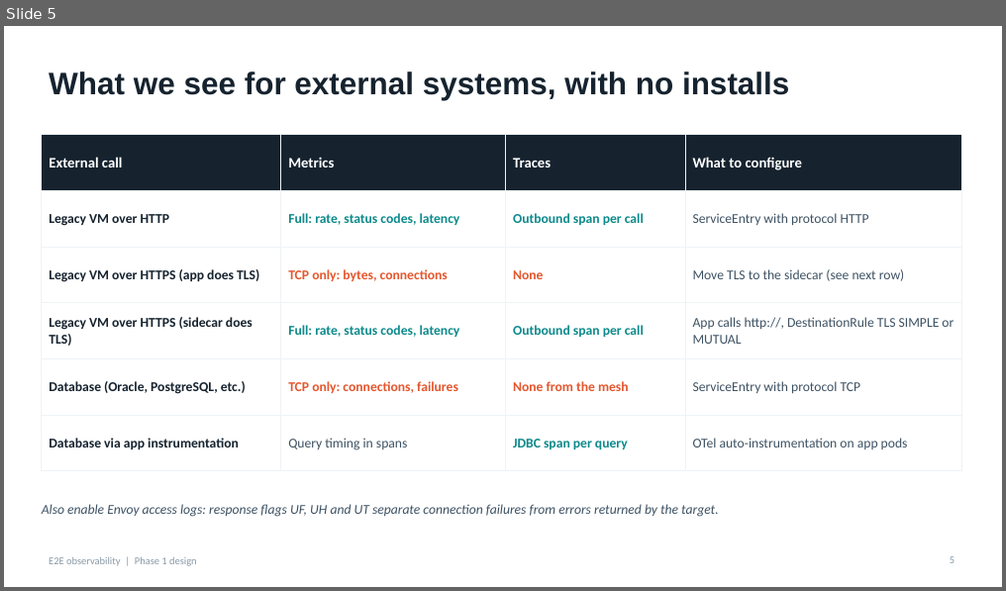
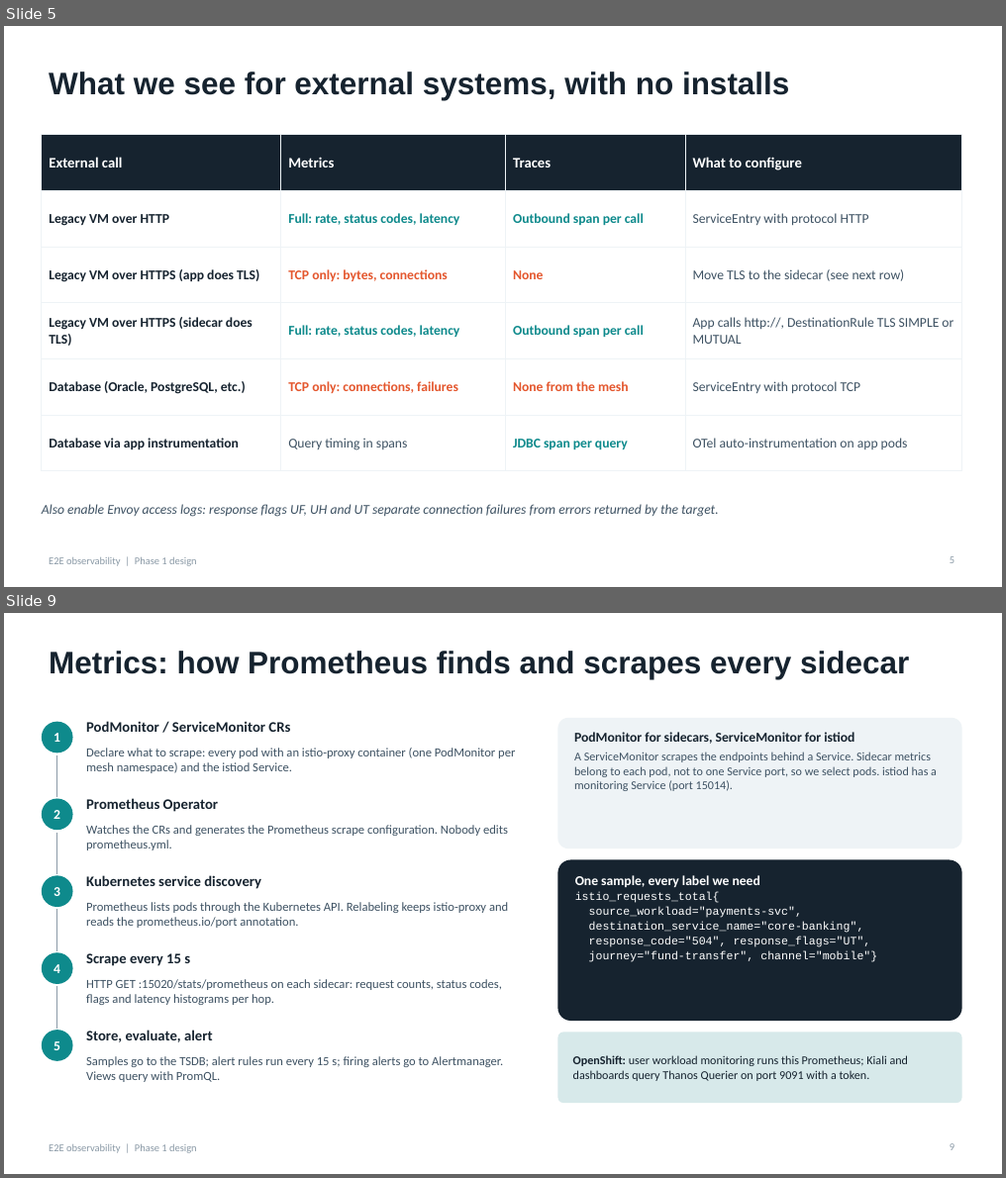
Before and after one commit to canpolatoral/monitoring-poc, a slide deck: docs/e2e_observability_design.pptx. Shown one above the other, each under a label of ours: slide 5 before the commit, slides 5 and 9 after it; the slides between them are not shown. The pictures are 1006x591 and 1006x1178 pixels, drawn with LibreOffice and Linux fonts; fonts in the diff are those of the drawing. Boxes give left, top, right and bottom in pixels: in the first picture for what was removed or moved away, otherwise in the second. Text is boxed around its words. In the diff, an @@ line names an element or a change of style, - is before the commit and + after.

```diff
--- a/docs/e2e_observability_design.pptx
+++ b/docs/e2e_observability_design.pptx
@@ slide 9 added at (4,613,1002,1174), background #FFFFFF; not listed: 1 template element that a slide beside it also shows @@
@@ title added at (49,651,909,679), 30 pt, text #16232F, bold @@
+Metrics: how Prometheus finds and scrapes every sidecar
@@ ellipse added at (42,722,73,753), fill #0E8A8C, 13 pt, text #FFFFFF, bold @@
+1
@@ text added at (86,721,290,732), 14 pt, text #16232F, bold @@
+PodMonitor / ServiceMonitor CRs
@@ rounded rectangle added at (558,718,962,849), fill #EEF3F6, 11.5 pt, text #3E5263 @@
+PodMonitor for sidecars, ServiceMonitor for istiod
+A ServiceMonitor scrapes the endpoints behind a Service. Sidecar metrics belong to each pod, not to one Service port, so we select pods. istiod has a monitoring Service (port 15014).
@@ line added from (57, 756) to (57, 797), #8A99A6 1.25 pt @@
@@ text added at (86,748,515,773), 12 pt, text #3E5263 @@
+Declare what to scrape: every pod with an istio-proxy container (one PodMonitor per mesh namespace) and the istiod Service.
@@ ellipse added at (42,799,73,830), fill #0E8A8C, 13 pt, text #FFFFFF, bold @@
+2
@@ text added at (86,798,218,812), 14 pt, text #16232F, bold @@
+Prometheus Operator
@@ line added from (57, 833) to (57, 874), #8A99A6 1.25 pt @@
@@ text added at (86,825,508,851), 12 pt, text #3E5263 @@
+Watches the CRs and generates the Prometheus scrape configuration. Nobody edits prometheus.yml.
@@ ellipse added at (42,875,73,907), fill #0E8A8C, 13 pt, text #FFFFFF, bold @@
+3
@@ text added at (86,875,261,889), 14 pt, text #16232F, bold @@
+Kubernetes service discovery
@@ rounded rectangle added at (558,861,962,1021), fill #16232F, 11 pt, text #FFFFFF @@
+One sample, every label we need
+istio_requests_total{
+source_workload="payments-svc",
+destination_service_name="core-banking",
+response_code="504", response_flags="UT",
+journey="fund-transfer", channel="mobile"}
@@ line added from (57, 909) to (57, 952), #8A99A6 1.25 pt @@
@@ text added at (86,902,508,928), 12 pt, text #3E5263 @@
+Prometheus lists pods through the Kubernetes API. Relabeling keeps istio-proxy and reads the prometheus.io/port annotation.
@@ ellipse added at (42,953,73,984), fill #0E8A8C, 13 pt, text #FFFFFF, bold @@
+4
@@ text added at (86,954,190,966), 14 pt, text #16232F, bold @@
+Scrape every 15 s
@@ line added from (57, 986) to (57, 1029), #8A99A6 1.25 pt @@
@@ text added at (86,979,502,1005), 12 pt, text #3E5263 @@
+HTTP GET :15020/stats/prometheus on each sidecar: request counts, status codes, flags and latency histograms per hop.
@@ ellipse added at (42,1030,73,1061), fill #0E8A8C, 13 pt, text #FFFFFF, bold @@
+5
@@ text added at (86,1030,213,1043), 14 pt, text #16232F, bold @@
+Store, evaluate, alert
@@ text added at (86,1057,503,1082), 12 pt, text #3E5263 @@
+Samples go to the TSDB; alert rules run every 15 s; firing alerts go to Alertmanager. Views query with PromQL.
@@ rounded rectangle added at (558,1032,962,1103), fill #D7E9EA, 11.5 pt, text #16232F @@
+OpenShift: user workload monitoring runs this Prometheus; Kiali and dashboards query Thanos Querier on port 9091 with a token.
@@ page number added at (949,1144,954,1151), 10 pt, text #8A99A6 @@
+9
```
Also in this commit, not shown: 11 other slides added, 6 other files.
